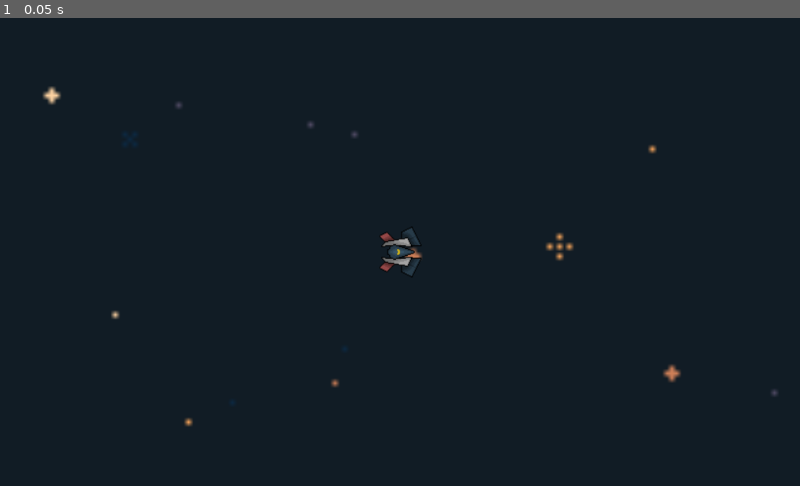
Above: before the commit, frame 1.
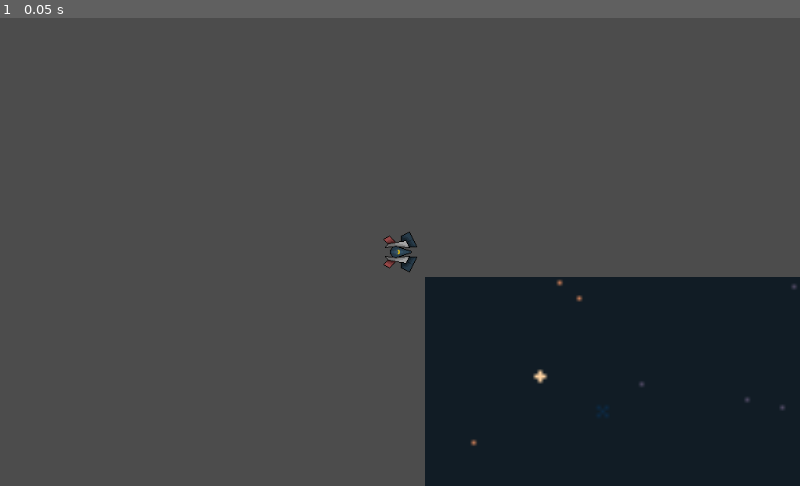
Above: after the commit, the same moment.

Repository: sL0C/LittleSpaceGame
Game: Godot game, scene res://Main.tscn
The game is run twice, just before and just after one commit, with the same random seed, the same clock (stepped at 60 frames per second) and the same inputs.
Inputs:
- Up to frame 1 (0.05 s): no input

The runs differ from the first frame. In frame 1, 79% of the frame differs, in the area x 0-100%, y 0-100%.
Error after the commit: Parse Error: Expected a constant expression. (res://src/image_database.gd:3)

Commit message:
Sry, forgot to commit; Lot happend here

Diff:
--- a/Main.tscn
+++ b/Main.tscn
@@ -1,10 +1,16 @@
-[gd_scene load_steps=3 format=2]
+[gd_scene load_steps=4 format=2]
 
 [ext_resource path="res://assets/Space Background.png" type="Texture" id=1]
 [ext_resource path="res://scenes/Player.tscn" type="PackedScene" id=2]
 
+[sub_resource type="GDScript" id=1]
+script/source = "extends Node2D
+
+"
+
 [node name="World" type="Node2D"]
 position = Vector2( 948, 1076 )
+script = SubResource( 1 )
 
 [node name="Background" type="Sprite" parent="."]
 position = Vector2( 6552, 6424 )
@@ -12,6 +18,8 @@
 texture = ExtResource( 1 )
 
 [node name="Player" parent="." instance=ExtResource( 2 )]
-position = Vector2( -444, -788 )
+position = Vector2( -980, -1108 )
 max_zoom = Vector2( 1.5, 1.5 )
 zoom_speed = 1.0
+
+[node name="Projectiles" type="Node" parent="."]
--- a/managers/game_manager.gd
+++ b/managers/game_manager.gd
@@ -1,8 +1,11 @@
 extends Node
 
-var player
+var player = null
+var scene_database = null
+var img_database = null
 
 signal player_initialised
+signal databases_initialised
 
 
 func _process(_delta):
@@ -19,12 +22,10 @@
 	# Send a signal, when the player is initialised.
 	emit_signal("player_initialised", player)
 
+func initialise_databases():
+	pass
+
 func _init_connections():
 	pass
 	# Connect all ingredients in the tree to the player which are already there.
 #	var ingredients = get_tree().get_nodes_in_group("ingredient")
-
-# Save the inventory data.
-func _on_player_inventory_changed(inventory):
-	pass
-#	var result = ResourceSaver.save(inventory_data_path, inventory)
--- a/scenes/Player.tscn
+++ b/scenes/Player.tscn
@@ -47,7 +47,7 @@
 atlas = SubResource( 4 )
 region = Rect2( 0, 0, 64, 64 )
 
-[node name="Player" type="KinematicBody2D"]
+[node name="Player" type="KinematicBody2D" groups=["Player"]]
 z_index = 1
 script = SubResource( 3 )
 active_drag = false
@@ -68,5 +68,6 @@
 [node name="CollisionPolygon2D" type="CollisionPolygon2D" parent="."]
 
 [node name="Weapons" type="Node2D" parent="."]
+position = Vector2( 23, 0 )
 
 [node name="Weapon" parent="Weapons" instance=ExtResource( 2 )]
--- a/scenes/World/NotArena/NotArena.gd
+++ /dev/null
@@ -1,11 +0,0 @@
-extends Node2D
-
-
-# Declare member variables here. Examples:
-# var a = 2
-# var b = "text"
-
-
-# Called when the node enters the scene tree for the first time.
-func _ready():
-	pass # Replace with function body.
--- a/scenes/World/NotArena/NotArena.tscn
+++ /dev/null
@@ -1,17 +0,0 @@
-[gd_scene load_steps=2 format=2]
-
-[ext_resource path="res://Assets/Space Background.png" type="Texture" id=1]
-
-[node name="NotArena" type="Node2D" groups=["World"]]
-
-[node name="SpaceBackground" type="Sprite" parent="."]
-texture = ExtResource( 1 )
-centered = false
-
-[node name="Players" type="Node2D" parent="."]
-
-[node name="SpawnPointP1" type="Position2D" parent="." groups=["SpawnPoint"]]
-position = Vector2( 1955, 414 )
-
-[node name="SPawnPointP2" type="Position2D" parent="." groups=["SpawnPoint"]]
-position = Vector2( 1203, 409 )
--- /dev/null
+++ b/scenes/level/basic_level.tscn
@@ -0,0 +1,13 @@
+[gd_scene load_steps=2 format=2]
+
+[ext_resource path="res://assets/Space Background.png" type="Texture" id=1]
+
+[node name="basic_level" type="Node2D"]
+
+[node name="Background" type="Sprite" parent="."]
+position = Vector2( 1.90735e-06, 1.52588e-05 )
+scale = Vector2( 5, 5 )
+texture = ExtResource( 1 )
+centered = false
+
+[node name="players" type="Node" parent="."]
--- /dev/null
+++ b/scenes/projectiles/laser/BasicLaser.tscn
@@ -0,0 +1,31 @@
+[gd_scene load_steps=4 format=2]
+
+[ext_resource path="res://assets/projectiles/laser/basic_laser.png" type="Texture" id=1]
+
+[sub_resource type="GDScript" id=2]
+script/source = "extends Projectile
+
+
+# Called when the node enters the scene tree for the first time.
+func _ready():
+	pass # Replace with function body.
+
+
+# Called every frame. 'delta' is the elapsed time since the previous frame.
+#func _process(delta):
+#	pass
+"
+
+[sub_resource type="RectangleShape2D" id=1]
+extents = Vector2( 6, 1.5 )
+
+[node name="BasicLaser" type="Area2D"]
+script = SubResource( 2 )
+
+[node name="Sprite" type="Sprite" parent="."]
+z_index = 3
+texture = ExtResource( 1 )
+
+[node name="CollisionShape2D" type="CollisionShape2D" parent="."]
+position = Vector2( 0, -0.5 )
+shape = SubResource( 1 )
--- a/scenes/projectiles/laser/basic_laser.tscn
+++ /dev/null
@@ -1,22 +0,0 @@
-[gd_scene load_steps=4 format=2]
-
-[ext_resource path="res://assets/projectiles/laser/basic_laser.png" type="Texture" id=1]
-[ext_resource path="res://src/projectile.gd" type="Script" id=2]
-
-[sub_resource type="RectangleShape2D" id=1]
-extents = Vector2( 1.5, 6 )
-
-[node name="BasicLaser" type="RigidBody2D"]
-z_index = 4
-can_sleep = false
-script = ExtResource( 2 )
-
-[node name="Sprite" type="Sprite" parent="."]
-z_index = 3
-texture = ExtResource( 1 )
-
-[node name="CollisionShape2D" type="CollisionShape2D" parent="."]
-position = Vector2( -1.11063e-06, -0.5 )
-rotation = 1.57079
-shape = SubResource( 1 )
-disabled = true
--- a/scenes/weapons/Weapon.tscn
+++ b/scenes/weapons/Weapon.tscn
@@ -1,6 +1,5 @@
-[gd_scene load_steps=4 format=2]
+[gd_scene load_steps=3 format=2]
 
-[ext_resource path="res://resource/projectiles/basic_laser.tres" type="Resource" id=1]
 [ext_resource path="res://resource/weapons/basic_weapon.tres" type="Resource" id=2]
 
 [sub_resource type="GDScript" id=1]
@@ -8,28 +7,33 @@
 
 onready var timer:Timer = $Timer
 export var weapon:Resource = null
-export var projectile:Resource = null
 onready var player = get_node(\"../..\")
-const projectile_scene = preload(\"res://scenes/projectiles/laser/basic_laser.tscn\")
 onready var world_node = get_node(\"/root/World\")
+onready var projectile_node = get_node(\"/root/World/Projectiles\")
+var projectile_scene = null
 
 func _ready():
+	projectile_scene = SceneDatabase.get_scene(\"BasicLaser\").instance()
+
 	timer.autostart = false
 	timer.one_shot = true
 	timer.wait_time = weapon.firerate
 
 func fire():
 	if timer.is_stopped():
-		var proj_scene = projectile_scene.instance()
-		proj_scene.global_position = player.global_position
-		world_node.add_child(proj_scene)
+		var new_proj = projectile_scene.duplicate()
+		new_proj.transform = global_transform
+		projectile_node.add_child(new_proj)
+
 		timer.start()
-		print(\"Fired weapon\")
+		print(\"NumProjectiles:\", projectile_node.get_child_count())
 "
 
 [node name="Weapon" type="Node2D"]
 script = SubResource( 1 )
 weapon = ExtResource( 2 )
-projectile = ExtResource( 1 )
 
 [node name="Timer" type="Timer" parent="."]
+process_mode = 0
+wait_time = 0.2
+one_shot = true
--- a/src/actor.gd
+++ b/src/actor.gd
@@ -89,10 +89,6 @@
 	update()
 	var error = move_and_slide(velocity, Vector2.ZERO, false, 4, PI/4, false)
 	linear_velocity = velocity.length() # Get the linear velocity of the actor
-
-	# Camera behaviour
-	var current_zoom = linear_velocity / max_speed
-	camera.zoom = origin_zoom.linear_interpolate(max_zoom, current_zoom * zoom_speed)
 
 	# Collision rule for RigidBodys2D
 	for index in get_slide_count():
--- /dev/null
+++ b/src/global.gd
@@ -0,0 +1,48 @@
+extends Node
+
+onready var tree = get_tree()
+onready var root = tree.get_root()
+onready var players = tree.get_nodes_in_group("Player")
+
+# 1. level paths.
+const resoure_path: String  = "res://resource"
+const assets_path: String  = "res://assets"
+const scenes_path: String  = "res://scenes"
+const src_path: String  = "res://src"
+# 2. level paths.
+const player_scene_path: String = scenes_path + "/Player.tscn"
+const basic_level_path: String = scenes_path + "/level/basic_level.tscn"
+
+
+func _ready():
+	print(players)
+
+func get_filelist(scan_dir: String, suffix: String) -> Array:
+	"""
+	Traverse the target directory and all sub folder and return a list,
+	with paths of every file with the given suffix in the target folder.
+	"""
+	var my_files : Array = []
+	var dir := Directory.new()
+	if dir.open(scan_dir) != OK:
+		printerr("Warning: could not open directory: ", scan_dir)
+		return []
+
+	if dir.list_dir_begin(true, true) != OK:
+		printerr("Warning: could not list contents of: ", scan_dir)
+		return []
+
+	var file_name := dir.get_next()
+	while file_name:
+
+		if dir.current_is_dir():
+			my_files += get_filelist(dir.get_current_dir() + "/" + file_name, suffix)
+		elif file_name.ends_with(suffix):
+			my_files.append(dir.get_current_dir() + "/" + file_name)
+
+		file_name = dir.get_next()
+
+	return my_files
+
+func get_bundled_node_name(bundled: Dictionary) -> String:
+	return bundled["names"][0]
--- /dev/null
+++ b/src/helpers.gd
@@ -0,0 +1,29 @@
+extends Node
+class_name Helpers
+
+func get_filelist(scan_dir : String) -> Array:
+	"""
+	Traverse the target directory and all sub folder and return a list,
+	with paths of every image file in the target folder.
+	"""
+
+	var my_files : Array = []
+	var dir := Directory.new()
+	if dir.open(scan_dir) != OK:
+		printerr("Warning: could not open directory: ", scan_dir)
+		return []
+
+	if dir.list_dir_begin(true, true) != OK:
+		printerr("Warning: could not list contents of: ", scan_dir)
+		return []
+
+	var file_name := dir.get_next()
+	while file_name:
+
+		if dir.current_is_dir():
+			my_files += get_filelist(dir.get_current_dir() + "/" + file_name)
+		elif file_name.ends_with(".png"):
+			my_files.append(dir.get_current_dir() + "/" + file_name)
+
+		file_name = dir.get_next()
+	return my_files
--- a/src/image_database.gd
+++ b/src/image_database.gd
@@ -1,44 +1,16 @@
 extends Node
 
-const assets_path = "res://assets"
+const assets_path = Global.assets_path
 var images = Array()
 
 func _ready():
 	"""
 	Prepares all the image files in the assets folder for later use.
 	"""
-	var img_list = get_filelist(assets_path)
-
+	var img_list = Global.get_filelist(assets_path, ".png")
 	# Load every image file in the assets folder to fast call those later.
 	for img in img_list:
 		images.append(load(img))
-
-func get_filelist(scan_dir : String) -> Array:
-	"""
-	Traverse the target directory and all sub folder and return a list,
-	with paths of every image file in the target folder.
-	"""
-
-	var my_files : Array = []
-	var dir := Directory.new()
-	if dir.open(scan_dir) != OK:
-		printerr("Warning: could not open directory: ", scan_dir)
-		return []
-
-	if dir.list_dir_begin(true, true) != OK:
-		printerr("Warning: could not list contents of: ", scan_dir)
-		return []
-
-	var file_name := dir.get_next()
-	while file_name:
-
-		if dir.current_is_dir():
-			my_files += get_filelist(dir.get_current_dir() + "/" + file_name)
-		elif file_name.ends_with(".png"):
-			my_files.append(dir.get_current_dir() + "/" + file_name)
-
-		file_name = dir.get_next()
-	return my_files
 
 func get_img(img_name):
 	"""
--- a/src/projectile.gd
+++ b/src/projectile.gd
@@ -1,30 +1,14 @@
-extends Node2D
+extends Area2D
+class_name Projectile
 
-
-
+export(float) var speed = 800
 export(float) var max_speed = 100
-
-var velocity: = Vector2.ZERO
-var vel_direction: = Vector2.ZERO # Direction of the velocity
-#var move_direction: = Vector2.ZERO  # Direction in which he should move to
-var accleration: = Vector2.ZERO
-var acc_direction: = Vector2.ZERO
-
+export(float) var livespan = 1
+onready var area = get_node('.')
 
 # Called when the node enters the scene tree for the first time.
 func _ready():
-	pass # Replace with function body.
+	pass
 
 func _physics_process(delta):
-	move()
-
-func update():
-	# Movement logic
-	velocity += accleration
-	velocity = velocity.limit_length(max_speed)
-	acc_direction = accleration.normalized()
-	vel_direction = velocity.normalized()
-	accleration *= 0 # Reset accleration.
-
-func move():
-	update()
+	position += transform.x * speed * delta + Global.players[0].velocity / 100
--- a/src/projectile_res.gd
+++ b/src/projectile_res.gd
@@ -1,5 +1,5 @@
 extends Resource
-class_name Projectile
+class_name ProjectileRes
 
 export(String) var name = ""
 export(Texture) var texture = null
--- /dev/null
+++ b/src/scene_database.gd
@@ -0,0 +1,30 @@
+extends Node
+
+const scenes_path = Global.scenes_path
+var scenes = Array()
+var cached = Dictionary()
+
+func _ready():
+	"""
+	Prepares all the scene files in the scene folder for later use.
+	"""
+	var scn_list = Global.get_filelist(scenes_path, ".tscn")
+	# Load every image file in the assets folder to fast call those later.
+	for scn in scn_list:
+		scenes.append(load(scn))
+
+func get_scene(scene_name):
+	"""
+	Returns an scene by its name.
+	"""
+	# First look up the name in the cache.
+	if scene_name in cached:
+		print(scene_name, " was cached")
+		return cached[scene_name]
+
+	# Search the database for the scene
+	for scn in scenes:
+		if scn._bundled["names"][0] == scene_name:
+			cached[scene_name] = scn.instance()
+			return scn
+	return null
--- /dev/null
+++ b/src/server.gd
@@ -0,0 +1,15 @@
+extends Node
+
+const DEFAULT_IP = '127.0.0.1'
+const DEFAULT_PORT = 4545
+
+var network = NetworkedMultiplayerENet.new()
+var selected_ip
+var selected_port
+
+var local_player_id = 0
+sync var players = {}
+sync var player_data = {}
+
+func _ready():
+	get_tree().
Renamed: scenes/projectiles/rockets/basic_rocket.tscn -> scenes/projectiles/rockets/BasicRocket.tscn
